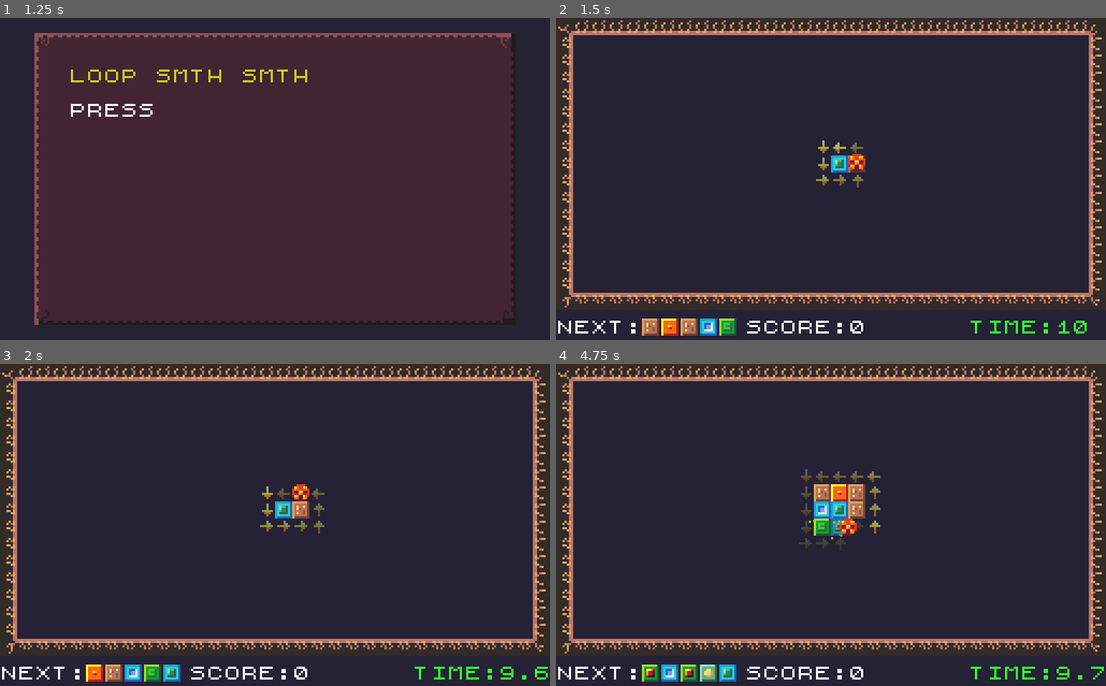
Above: before the commit, frames 1-4 (two rows, left to right).
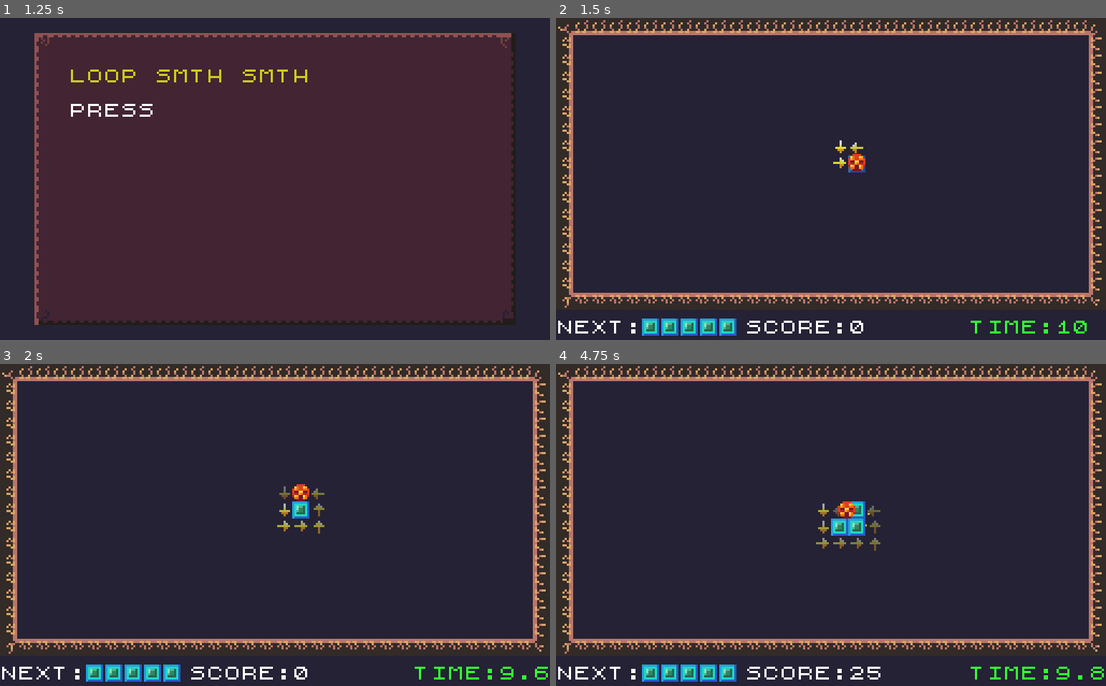
Above: after the commit, the same moments.

Repository: mbrezu/LD47
Game: Godot game, scene res://scenes/main.tscn
Two runs of this game, one before a commit and one after it. Both use one fixed random seed, a clock stepped at 60 frames per second and the inputs below.
Inputs (mouse positions are in pixels of both pictures, inside the frame that each line leads up to):
- Up to frame 1 (1.25 s): move the mouse to (280, 185) at 0.52 s; click (280, 185) at 0.67 s; tap Space (ui_select) at 0.77 s
- Up to frame 2 (1.5 s): tap Enter at 1.25 s; move the mouse to (721, 195) at 1.27 s; click (721, 195) at 1.42 s
- Up to frame 3 (2 s): tap Space (ui_select) at 1.52 s
- Up to frame 4 (4.75 s): move the mouse to (886, 454) at 2.02 s; click (886, 454) at 2.17 s; move the mouse to (803, 589) at 2.77 s; click (803, 589) at 2.92 s; tap Space (ui_select) at 3.02, 3.77, 4.52 s; move the mouse to (996, 573) at 3.52 s; click (996, 573) at 3.67 s; move the mouse to (666, 476) at 4.27 s; click (666, 476) at 4.42 s

Frame 1 is identical in both runs. In frame 2, 1.1% of the frame differs, in the area x 15-57%, y 38-99%; in frame 3, 1.1%; in frame 4, 2.7%, in the area x 15-100%, y 32-99%.

Commit message:
made the start easier.

Diff:
--- a/godot/scenes/game.gd
+++ b/godot/scenes/game.gd
@@ -83,7 +83,8 @@
 
 func _on_segment_deleted(size, _tile_number):
 	_score += size * size
-	$player.player_speed *= 1.02
+	$player.player_speed *= 1.01
+	$next_items.increase_tetromino_count()
 	update_score_label()
 
 
--- a/godot/scenes/main.gd
+++ b/godot/scenes/main.gd
@@ -117,7 +117,7 @@
 	panel.text_at(8, 2, "- OR TAP ANYWHERE -")
 	panel.color_text_at(9, 2, "TRY TO BUILD TETROMINOES", Color(0.8, 0.1, 0.1, 1.0))
 	panel.color_text_at(11, 2, "GAME BY MBREZU, LEONEL", Color(0.7, 0.7, 0.7, 1.0))
-	panel.color_text_at(12, 2, "CRISTI_ABY AND MOCO", Color(0.7, 0.7, 0.7, 1.0))
+	panel.color_text_at(12, 2, "CRISTIAN AND MOCO", Color(0.7, 0.7, 0.7, 1.0))
 	panel.color_text_at(14, 2, "MADE FOR LUDUM DARE 47", Color(0.1, 0.8, 0.1, 1.0))
 
 
--- a/godot/scenes/map.gd
+++ b/godot/scenes/map.gd
@@ -94,7 +94,6 @@
 	_map[0][Consts.MAP_COLUMNS - 1].tile_number = 103
 	_map[Consts.MAP_ROWS - 1][0].tile_number = 106
 	_map[Consts.MAP_ROWS - 1][Consts.MAP_COLUMNS - 1].tile_number = 108
-	_map[Consts.START_SQUARE_ROW][Consts.START_SQUARE_COLUMN].tile_number = 1
 
 
 func _render_map():
--- a/godot/scenes/next_items.gd
+++ b/godot/scenes/next_items.gd
@@ -13,18 +13,23 @@
 ]
 
 var _list = []
+var _tetromino_count = 0
 
 
 # Called when the node enters the scene tree for the first time.
 func _ready():
 	$label.set_label("NEXT:")
 	for i in range(Consts.LOOKAHEAD):
-		var item = MapCell.new(randi() % Consts.TILES_COUNT + 1)
+		var item = MapCell.new(randi() % _get_tiles_count() + 1)
 		item.tile_instance = tile_scenes[item.tile_number - 1].instance()
 		item.tile_instance.visible = i != 0
 		item.tile_instance.position = Vector2(40 + (i - 1) * 9, 0)
 		add_child(item.tile_instance)
 		_list.append(item)
+
+
+func increase_tetromino_count():
+	_tetromino_count += 1
 
 
 func get_next_tile_number():
@@ -34,10 +39,22 @@
 func advance():
 	_list[0].tile_instance.queue_free()
 	_list.pop_front()
-	var item = MapCell.new(randi() % Consts.TILES_COUNT + 1)
+	var item = MapCell.new(randi() % _get_tiles_count() + 1)
 	item.tile_instance = tile_scenes[item.tile_number - 1].instance()
 	add_child(item.tile_instance)
 	_list.append(item)
 	for i in range(Consts.LOOKAHEAD):
 		_list[i].tile_instance.position = Vector2(40 + (i - 1) * 9, 0)
 		_list[i].tile_instance.visible = i != 0
+
+
+func _get_tiles_count():
+	var result = 0
+	for i in range(Consts.NEXT_ITEMS_COUNTS.size()):
+		if _tetromino_count >= Consts.NEXT_ITEMS_COUNTS[i]:
+			result = i + 1
+	if result < 1:
+		result = 1
+	if result > 7:
+		result = 7
+	return result
--- a/godot/scripts/consts.gd
+++ b/godot/scripts/consts.gd
@@ -20,3 +20,5 @@
 	[1, 0],
 	[0, 1]
 ]
+
+var NEXT_ITEMS_COUNTS = [0, 2, 4, 8, 16, 32, 64]
Not shown, changed: README.md
